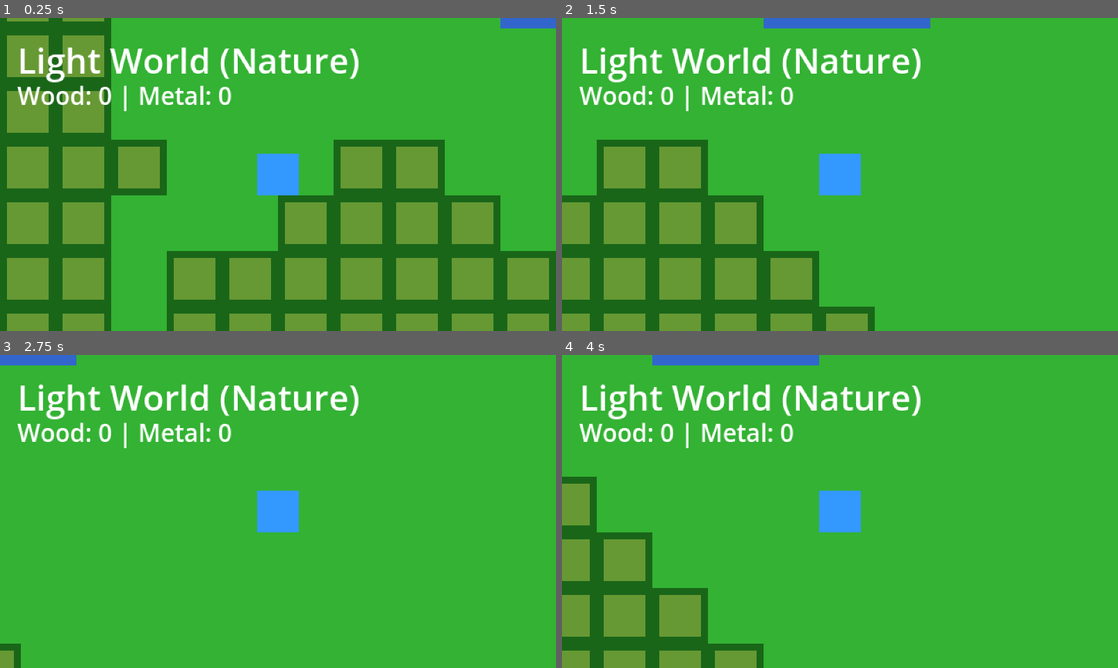
Above: before the commit, frames 1-4 (two rows, left to right).
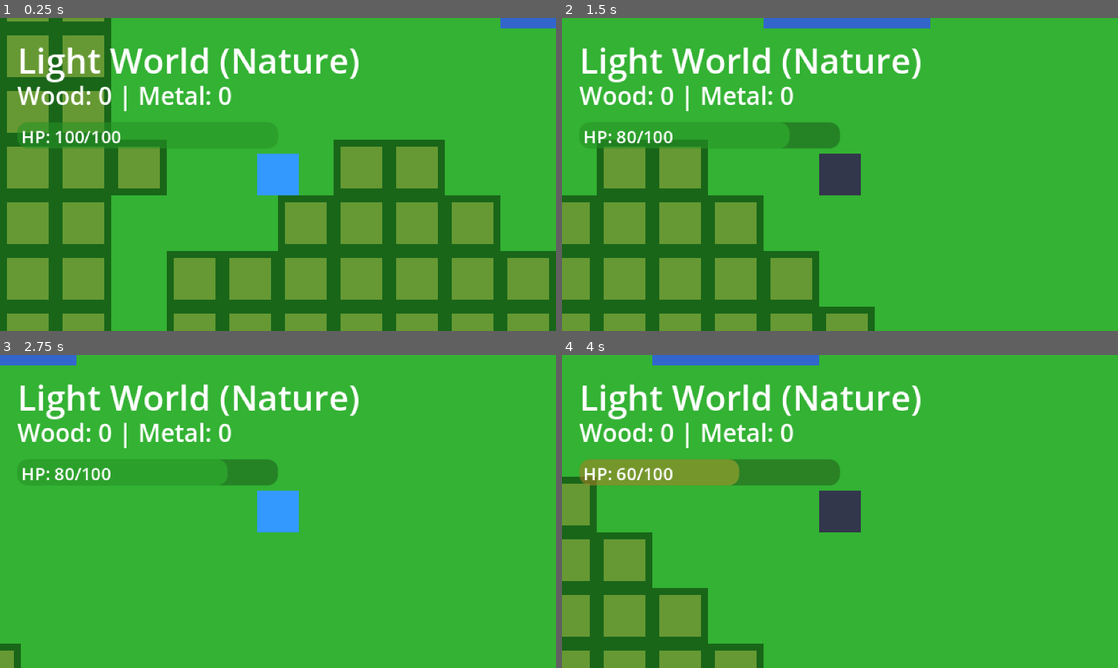
Above: after the commit, the same moments.

Repository: JeromeDuboisPro/Miroirs
Game: Godot game, scene res://scenes/main.tscn
Two runs of this game, one before a commit and one after it. Both use one fixed random seed, a clock stepped at 60 frames per second and the inputs below.
Inputs (mouse positions are in pixels of both pictures, inside the frame that each line leads up to):
- Up to frame 1 (0.25 s): no input
- Up to frame 2 (1.5 s): tap Enter at 0.5 s; move the mouse to (962, 158) at 0.52 s; hold D (move_right) 0.53-1.25 s; tap E (interact) at 0.6 s; click (962, 158) at 0.67 s; tap Space (ui_select) at 0.77 s; drag from (728, 190) to (573, 224) at 1.27 s
- Up to frame 3 (2.75 s): tap Space (ui_select) at 2 s; move the mouse to (333, 442) at 2.02 s; hold D (move_right) from 2.03 s (still down); tap E (interact) at 2.1 s
- Up to frame 4 (4 s): release D (move_right) at 2.75 s; drag from (812, 574) to (673, 464) at 2.77 s; tap Enter at 3.5 s; move the mouse to (1006, 558) at 3.52 s; hold A (move_left) from 3.53 s (still down); tap E (interact) at 3.6 s; tap Space (ui_select) at 3.77 s

The runs differ from the first frame. In frame 1, 1.6% of the frame differs, in the area x 3-30%, y 33-42%; in frame 2, 2.5%; in frame 3, 1.1%; in frame 4, 4.9%, in the area x 3-54%, y 33-57%.

Commit message:
Phase 1 Complete: Health System & Combat Foundation
Combat System - Phase 1 (Foundation):
- Reusable HealthComponent for all entities
- Player health (100 HP) with invulnerability frames
- Death & auto-respawn (2s delay) mechanics
- Health UI with color-coded progress bar
- Combat manager scaffolding for Phase 3

Technical Implementation:
- health_component.gd: Reusable health system with signals
- Updated player.gd: Health integration, death handling
- Updated game_manager.gd: Health UI updates and callbacks
- combat_manager.gd: State machine scaffolding, RPS logic placeholder
- Added health bar + HP label to main scene UI
- Debug key (T) to test damage system

Features:
- Visual feedback: red flash, invulnerability blinking
- Color-coded health bar (green/yellow/red)
- Signal-based architecture for clean integration
- Ready for Phase 2 (Enemy System)

🎮 Generated with Claude Code

Co-Authored-By: Claude <noreply@anthropic.com>

Diff:
--- a/godot/scenes/main.tscn
+++ b/godot/scenes/main.tscn
@@ -53,3 +53,22 @@
 offset_bottom = 55.0
 theme_override_font_sizes/font_size = 14
 text = "Wood: 0 | Metal: 0"
+
+[node name="HealthBar" type="ProgressBar" parent="UI/HUD"]
+layout_mode = 0
+offset_left = 10.0
+offset_top = 60.0
+offset_right = 160.0
+offset_bottom = 75.0
+max_value = 100.0
+value = 100.0
+show_percentage = false
+
+[node name="HealthLabel" type="Label" parent="UI/HUD"]
+layout_mode = 0
+offset_left = 12.0
+offset_top = 61.0
+offset_right = 100.0
+offset_bottom = 74.0
+theme_override_font_sizes/font_size = 10
+text = "HP: 100/100"
--- a/godot/scenes/player/player.tscn
+++ b/godot/scenes/player/player.tscn
@@ -1,6 +1,7 @@
-[gd_scene load_steps=3 format=3 uid="uid://bw8yqv5xkn3qi"]
+[gd_scene load_steps=4 format=3 uid="uid://bw8yqv5xkn3qi"]
 
 [ext_resource type="Script" path="res://scripts/player/player.gd" id="1_player"]
+[ext_resource type="Script" path="res://scripts/combat/health_component.gd" id="2_health"]
 
 [sub_resource type="RectangleShape2D" id="RectangleShape2D_1"]
 size = Vector2(12, 12)
@@ -17,3 +18,8 @@
 
 [node name="CollisionShape2D" type="CollisionShape2D" parent="."]
 shape = SubResource("RectangleShape2D_1")
+
+[node name="HealthComponent" type="Node" parent="."]
+script = ExtResource("2_health")
+max_health = 100
+invulnerability_duration = 1.0
--- /dev/null
+++ b/godot/scripts/combat/combat_manager.gd
@@ -0,0 +1,58 @@
+extends Node
+## Combat state machine - handles combat flow and RPS mechanics
+## Phase 1 scaffolding - will be expanded in Phase 3
+
+enum CombatState { IDLE, SELECTING_MOVE, RESOLVING, FINISHING }
+enum Move { ROCK, PAPER, SCISSORS }
+
+var current_state: CombatState = CombatState.IDLE
+var player_move: Move = Move.ROCK
+var enemy_move: Move = Move.ROCK
+
+signal combat_started
+signal move_selected(move: Move)
+signal combat_resolved(player_won: bool)
+signal combat_ended
+
+func _ready():
+	print("Combat Manager initialized (Phase 1 scaffolding)")
+
+func start_combat(player: Node2D, enemy: Node2D):
+	current_state = CombatState.SELECTING_MOVE
+	combat_started.emit()
+	print("Combat started!")
+
+func select_move(move: Move):
+	player_move = move
+	move_selected.emit(move)
+	print("Player selected: ", Move.keys()[move])
+
+func resolve_combat() -> bool:
+	# RPS resolution logic
+	if player_move == enemy_move:
+		print("TIE!")
+		return false  # Tie
+
+	var player_wins = false
+	match player_move:
+		Move.ROCK:
+			player_wins = (enemy_move == Move.SCISSORS)
+		Move.PAPER:
+			player_wins = (enemy_move == Move.ROCK)
+		Move.SCISSORS:
+			player_wins = (enemy_move == Move.PAPER)
+
+	combat_resolved.emit(player_wins)
+	return player_wins
+
+func end_combat():
+	current_state = CombatState.IDLE
+	combat_ended.emit()
+	print("Combat ended!")
+
+# Placeholder for Phase 3 expansion
+func calculate_damage(base_damage: int, is_critical: bool = false) -> int:
+	var damage = base_damage
+	if is_critical:
+		damage = int(damage * 1.5)
+	return damage
--- /dev/null
+++ b/godot/scripts/combat/health_component.gd
@@ -0,0 +1,104 @@
+extends Node
+## Reusable health component for any entity (player or enemy)
+
+signal health_changed(old_value: int, new_value: int)
+signal died
+signal respawned
+
+@export var max_health: int = 100
+@export var invulnerability_duration: float = 1.0  # Seconds of invulnerability after taking damage
+
+var current_health: int
+var is_dead: bool = false
+var is_invulnerable: bool = false
+var invulnerability_timer: float = 0.0
+
+func _ready():
+	current_health = max_health
+
+func _process(delta):
+	# Handle invulnerability timer
+	if is_invulnerable:
+		invulnerability_timer -= delta
+		if invulnerability_timer <= 0:
+			is_invulnerable = false
+			_on_invulnerability_ended()
+
+func take_damage(amount: int) -> bool:
+	if is_dead or is_invulnerable:
+		return false
+
+	var old_health = current_health
+	current_health = max(0, current_health - amount)
+
+	health_changed.emit(old_health, current_health)
+
+	if current_health <= 0 and not is_dead:
+		die()
+		return true
+
+	# Start invulnerability
+	is_invulnerable = true
+	invulnerability_timer = invulnerability_duration
+	_on_damage_taken()
+
+	return true
+
+func heal(amount: int):
+	if is_dead:
+		return
+
+	var old_health = current_health
+	current_health = min(max_health, current_health + amount)
+
+	health_changed.emit(old_health, current_health)
+
+func die():
+	if is_dead:
+		return
+
+	is_dead = true
+	current_health = 0
+	died.emit()
+	print(get_parent().name, " has died")
+
+func respawn(spawn_position: Vector2 = Vector2.ZERO):
+	is_dead = false
+	current_health = max_health
+	is_invulnerable = true
+	invulnerability_timer = invulnerability_duration * 2  # Extra invulnerability on respawn
+
+	if spawn_position != Vector2.ZERO:
+		get_parent().global_position = spawn_position
+
+	respawned.emit()
+	print(get_parent().name, " has respawned with ", max_health, " HP")
+
+func get_health_percentage() -> float:
+	return float(current_health) / float(max_health)
+
+func is_alive() -> bool:
+	return not is_dead
+
+# Virtual methods for visual feedback (override in parent entity)
+func _on_damage_taken():
+	# Visual feedback when taking damage (flash, shake, etc.)
+	_flash_entity()
+
+func _on_invulnerability_ended():
+	# Reset visual state after invulnerability
+	if get_parent().has_node("Sprite") or get_parent().has_node("ColorRect"):
+		var visual = get_parent().get_node("Sprite") if get_parent().has_node("Sprite") else get_parent().get_node("ColorRect")
+		visual.modulate = Color(1, 1, 1, 1)
+
+func _flash_entity():
+	# Flash red when taking damage
+	if get_parent().has_node("Sprite") or get_parent().has_node("ColorRect"):
+		var visual = get_parent().get_node("Sprite") if get_parent().has_node("Sprite") else get_parent().get_node("ColorRect")
+		visual.modulate = Color(1, 0.3, 0.3, 1)
+
+		# Blink during invulnerability
+		var tween = create_tween()
+		tween.set_loops(int(invulnerability_duration * 4))
+		tween.tween_property(visual, "modulate:a", 0.5, 0.125)
+		tween.tween_property(visual, "modulate:a", 1.0, 0.125)
--- a/godot/scripts/player/player.gd
+++ b/godot/scripts/player/player.gd
@@ -1,9 +1,28 @@
 extends CharacterBody2D
-## Player character with WASD/Arrow key movement
+## Player character with WASD/Arrow key movement and health system
 
 const SPEED = 120.0  # 20% slower for better control
 
+@onready var health_component = $HealthComponent
+
+var spawn_position: Vector2 = Vector2(160, 90)  # Default spawn
+var can_move: bool = true
+
+func _ready():
+	# Store initial spawn position
+	spawn_position = global_position
+
+	# Connect health signals
+	health_component.died.connect(_on_died)
+	health_component.respawned.connect(_on_respawned)
+	health_component.health_changed.connect(_on_health_changed)
+
 func _physics_process(_delta):
+	# Can't move if dead
+	if not can_move:
+		velocity = Vector2.ZERO
+		return
+
 	# Get input direction (Arrows + WASD/ZQSD support)
 	var direction = Input.get_vector(
 		"ui_left",    # Left arrow
@@ -23,3 +42,35 @@
 	# Apply movement
 	velocity = direction * SPEED
 	move_and_slide()
+
+func take_damage(amount: int):
+	health_component.take_damage(amount)
+
+func heal(amount: int):
+	health_component.heal(amount)
+
+func _on_died():
+	print("Player died!")
+	can_move = false
+	visible = false
+
+	# Auto-respawn after 2 seconds
+	await get_tree().create_timer(2.0).timeout
+	_respawn()
+
+func _respawn():
+	health_component.respawn(spawn_position)
+
+func _on_respawned():
+	print("Player respawned!")
+	can_move = true
+	visible = true
+
+func _on_health_changed(old_value: int, new_value: int):
+	print("Player health: ", old_value, " → ", new_value)
+
+# DEBUG: Test damage system (press T to take 20 damage)
+func _input(event):
+	if event.is_action_pressed("ui_text_completion_replace"):  # T key
+		take_damage(20)
+		print("DEBUG: Took 20 damage")
--- a/godot/scripts/systems/game_manager.gd
+++ b/godot/scripts/systems/game_manager.gd
@@ -6,6 +6,9 @@
 @onready var dark_world = $DarkWorld/TileContainer
 @onready var world_label = $UI/HUD/WorldLabel
 @onready var inventory_label = $UI/HUD/InventoryLabel
+@onready var health_bar = $UI/HUD/HealthBar
+@onready var health_label = $UI/HUD/HealthLabel
+@onready var player = $Player
 @onready var world_manager = self  # This script is on the Main node
 
 var current_world_type = 0  # 0 = Light, 1 = Dark
@@ -36,10 +39,17 @@
 	print("  Mouse Wheel: Zoom camera")
 	print("  Middle Mouse Button: Pan camera (hold and drag)")
 	print("  Space: Recenter camera on player")
+	print("  T: [DEBUG] Take 20 damage (test health system)")
 	print("")
+	print("Phase 1 Complete: Health system active!")
 
 	# Initialize inventory UI
 	update_inventory_ui()
+
+	# Connect player health signals
+	if player and player.health_component:
+		player.health_component.health_changed.connect(_on_player_health_changed)
+		update_health_ui()
 
 func _input(event):
 	# Tab key to switch worlds
@@ -103,3 +113,26 @@
 	target_world.add_child(new_resource)
 
 	print("  Spawned at position: ", harvest_position)
+
+func _on_player_health_changed(old_value: int, new_value: int):
+	update_health_ui()
+
+func update_health_ui():
+	if not player or not player.health_component:
+		return
+
+	var current_hp = player.health_component.current_health
+	var max_hp = player.health_component.max_health
+
+	health_bar.value = current_hp
+	health_bar.max_value = max_hp
+	health_label.text = "HP: %d/%d" % [current_hp, max_hp]
+
+	# Color health bar based on health percentage
+	var health_percent = float(current_hp) / float(max_hp)
+	if health_percent > 0.6:
+		health_bar.modulate = Color(0.2, 0.8, 0.2)  # Green
+	elif health_percent > 0.3:
+		health_bar.modulate = Color(0.9, 0.7, 0.2)  # Yellow
+	else:
+		health_bar.modulate = Color(0.9, 0.2, 0.2)  # Red
